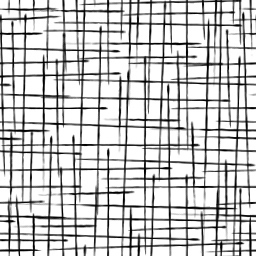
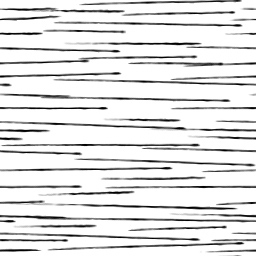
The second (256, 256) image is a revision of the first. Changes to its layers:
hid "Background" over [0, 0, 256, 256]
